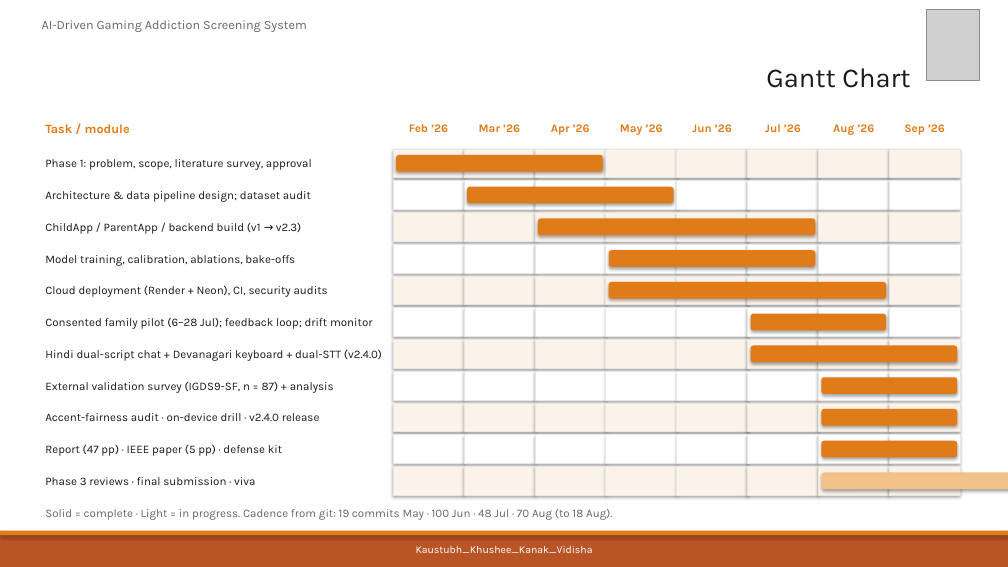
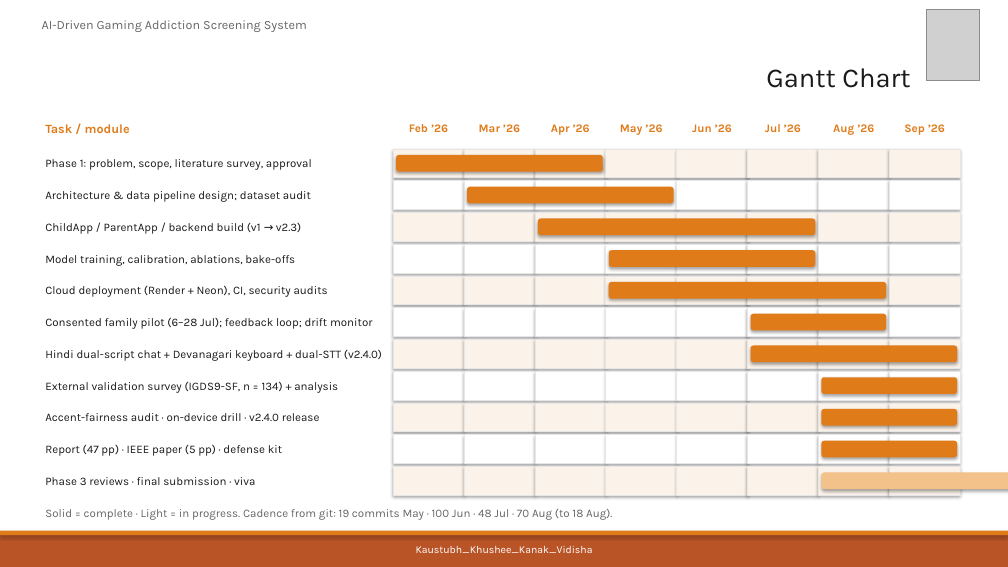
Before and after one commit to kaustubhagarwal21/gaming-addiction-detection-capstone, a slide deck: slide 10 of docs/PES_REVIEW1_DECK.pptx. Drawn at 1008x567 pixels with LibreOffice and Linux fonts; fonts in the diff are those of the drawing; grey boxes stand for pictures. Boxes give left, top, right and bottom in pixels: in the first picture for what was removed or moved away, otherwise in the second. Text is boxed around its words. In the diff, an @@ line names an element or a change of style, - is before the commit and + after.

Commit message:
decks: derive survey sample sizes from the JSONs instead of hardcoding them
Four literal sample sizes survived the n=134 re-analysis because they were
plain strings, not read from docs/survey_validation.json: the PES deck's
external-validation row said 'n = 86' and its Gantt said 'n = 87', and the
defense deck said 'n = 87' in two places. Now interpolated from
construct_validity.n (103), n_usable (104) and n_raw (134), so a future
re-analysis cannot leave a stale figure on a slide the panel reads.
Both decks rebuilt and scanned: no stale n, rho or p-value remains.

```diff
--- a/docs/PES_REVIEW1_DECK.pptx
+++ b/docs/PES_REVIEW1_DECK.pptx
@@ text at <box>45,381,338,393</box>: text changed @@
-External validation survey (IGDS9-SF, n = 87) + analysis
+External validation survey (IGDS9-SF, n = 134) + analysis
```
Also in this commit, not shown: 2 other slides changed, 3 other files.
